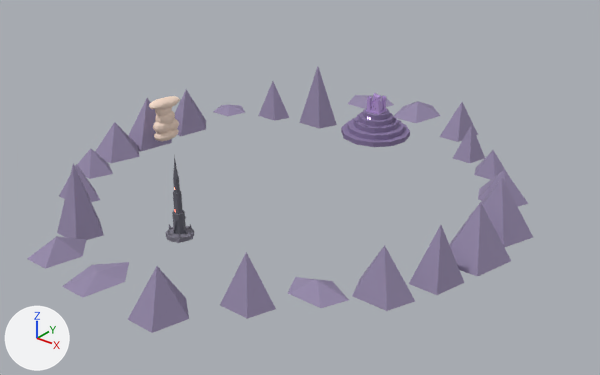
An edit to the Blender file assets/models/skybox/skybox_landmarks.blend, drawn before and after from the same camera.
Rendered twice from a camera (50 mm lens) standing at (347.0, -423.0, 256.0) and looking at (15.0, -8.0, -2.0). Arrows for +X, +Y and +Z are at lower left; the lights stay in place. The older version comes first.

Before the edit, the objects in view are built like this:
```python
me_cylinder = bpy.data.meshes.new('Cylinder')
me_cylinder.from_pydata(...)  # 440 vertices, 310 faces; spans x -28.0..28.0, y -28.0..28.0, z -2.0..31.0
# faces by material slot: [118, 30, 138, 24]
me_cylinder.materials.append(mat_matmountain)  # purple #8676a0
me_cylinder.materials.append(mat_matchevron)  # purple #e5c4fd, glowing purple #edd3ff
me_cylinder.materials.append(mat_matcitadel)  # purple #b899d7
me_cylinder.materials.append(mat_matslits)  # dark purple #615076
me_cylinder_005 = bpy.data.meshes.new('Cylinder.005')
me_cylinder_005.from_pydata(...)  # 183 vertices, 143 faces; spans x -9.0..9.4, y -9.0..9.2, z -1.7..54.5
# faces by material slot: [46, 73, 24]
me_cylinder_005.materials.append(mat_matspirebase)  # grey #7c7986
me_cylinder_005.materials.append(mat_matspirestone)  # grey #65656f
me_cylinder_005.materials.append(mat_matglowslit)  # red #ff6c59, glowing red #ff816c
me_sphere = bpy.data.meshes.new('Sphere')
me_sphere.from_pydata(...)  # 602 vertices, 672 faces; spans x -1.33..1.25, y -1.0..1.0, z -1.0..6.1
me_sphere.materials.append(mat_matcumulusanvil)  # beige #f6ddcb
ob_castletarmin = bpy.data.objects.new('CastleTarmin', me_cylinder)
ob_castletarmin.location = (0.0, 110.0, 0.0)
ob_southspire = bpy.data.objects.new('SouthSpire', me_cylinder_005)
ob_southspire.location = (0.0, -110.0, 0.0)
ob_westcumulus = bpy.data.objects.new('WestCumulus', me_sphere)
ob_westcumulus.location = (-130.0, 0.0, 0.0)
ob_westcumulus.rotation_euler = (0.0, 0.0, -1.571)  # degrees (0, 0, -90)
ob_westcumulus.scale = (12.0, 7.0, 5.0)
# also in view: 'MountainRing' at (2.0, 4.0, 10.0)
```
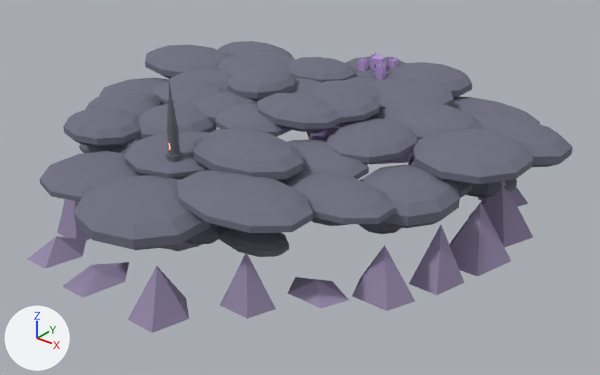
Changed parts and their boxes [x1, y1, x2, y2] in the pictures (600 x 375 px):
'StormCloudsUpper', added: after [40, 41, 573, 250]
'StormCloudsLower', added (mostly hidden): after [79, 124, 517, 257]
'CastleTarmin', rescaled: before [341, 93, 410, 147]; after [307, 53, 414, 164]
'SouthSpire', rescaled: before [166, 155, 195, 243]; after [162, 82, 202, 251]
'WestCumulus', unchanged, covered by the edit: before [149, 96, 180, 141]

The edits, one by one:
Material 'MatStormCloudLower' (mat_matstormcloudlower) is new.
Its base color is (0.13, 0.13, 0.18) (grey #656576).
Its roughness is 0.9.
Material 'MatStormCloudUpper' (mat_matstormcloudupper) is new.
Its base color is (0.16, 0.16, 0.22) (grey #6f6f81).
Its roughness is 0.95.
Mesh me_sphere_050 is new.
It has 1914 vertices, 2172 faces and spans x -12.29..1.36, y -6.24..6.55, z -2.99..1.94.
It uses material mat_matstormcloudlower (grey #656576).
Mesh me_sphere_007 is new.
It has 2506 vertices, 2834 faces and spans x -7.9..4.85, y -6.46..5.0, z -4.85..1.23.
It uses material mat_matstormcloudupper (grey #6f6f81).
Object 'CastleTarmin' (ob_castletarmin) is rescaled from (1.0, 1.0, 1.0) to (2.02, 2.02, 2.02).
Object 'SouthSpire' (ob_southspire) is rescaled from (1.0, 1.0, 1.0) to (1.88, 1.88, 1.88).
Object 'StormCloudsLower' (ob_stormcloudslower) is new; it shows me_sphere_050.
Its location is (120.0, 0.0, 31.0).
Its scale is (22.0, 22.0, 8.0).
Object 'StormCloudsUpper' (ob_stormcloudsupper) is new; it shows me_sphere_007.
Its location is (37.2, 7.5, 61.0).
Its scale is (28.0, 30.0, 8.0).
